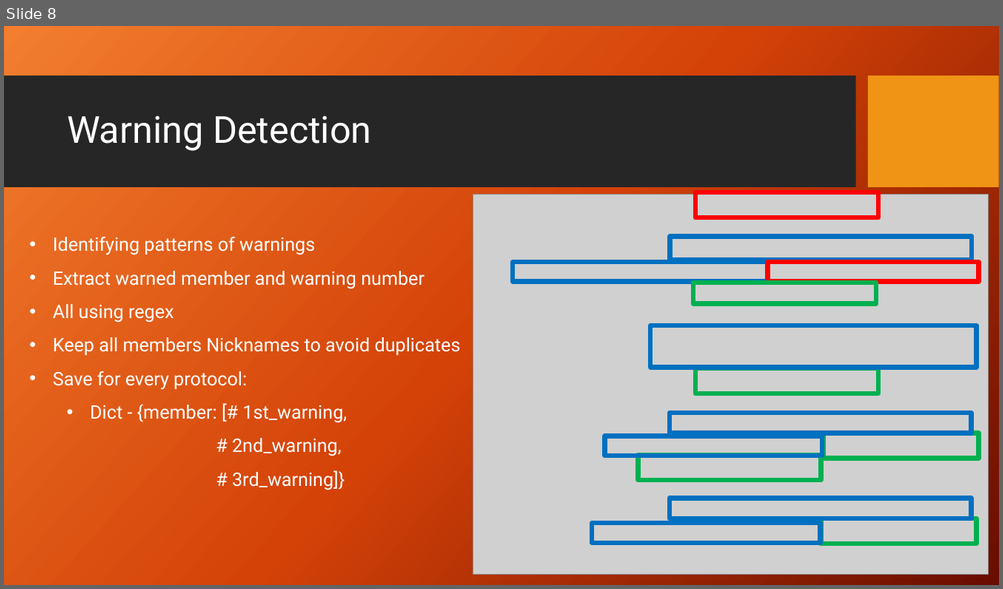
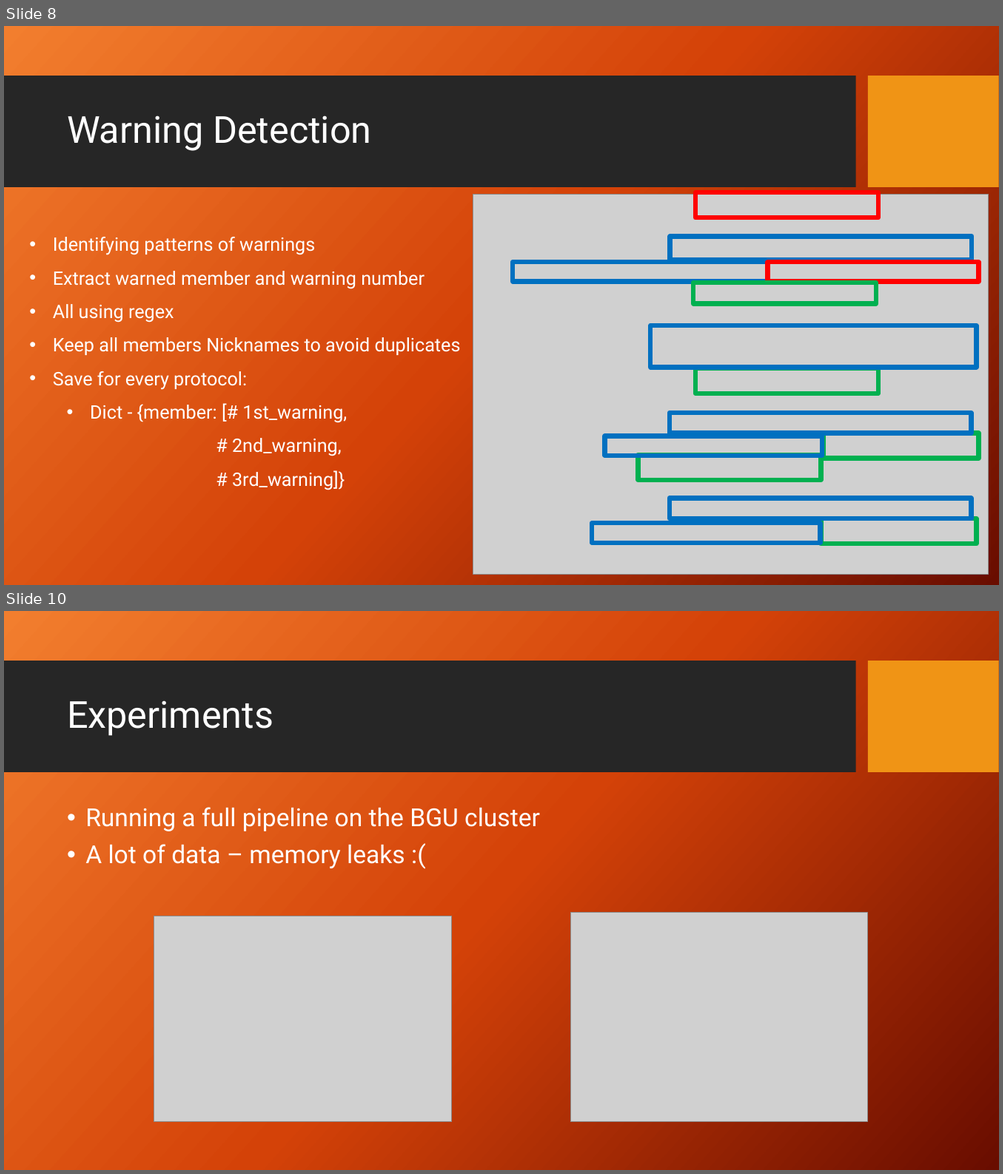
Before and after one commit to itaitzruia4/NLPSD, a slide deck: presentation.pptx. Shown one above the other, each under a label of ours: slide 8 before the commit, slides 8 and 10 after it; the slides between them are not shown. The pictures are 1003x589 and 1003x1174 pixels, drawn with LibreOffice and Linux fonts; fonts in the diff are those of the drawing; grey boxes stand for pictures; background and template pictures are left out. Boxes give left, top, right and bottom in pixels: in the first picture for what was removed or moved away, otherwise in the second. Text is boxed around its words. In the diff, an @@ line names an element or a change of style, - is before the commit and + after.

```diff
--- a/presentation.pptx
+++ b/presentation.pptx
@@ slide 10 added at (x1=4, y1=611, x2=999, y2=1170), background picture (left out); not listed: 2 template elements that a slide beside it also shows @@
@@ title added at (x1=67, y1=701, x2=273, y2=736), 36 pt, text #FFFFFF @@
+Experiments
@@ text added at (x1=85, y1=807, x2=540, y2=869), 24 pt, text #FFFFFF @@
+• Running a full pipeline on the BGU cluster
+• A lot of data – memory leaks :(
@@ picture added at (x1=154, y1=916, x2=452, y2=1122) @@
@@ picture added at (x1=570, y1=912, x2=868, y2=1122) @@
```
Also in this commit, not shown: 2 slides changed, 2 other slides added.
